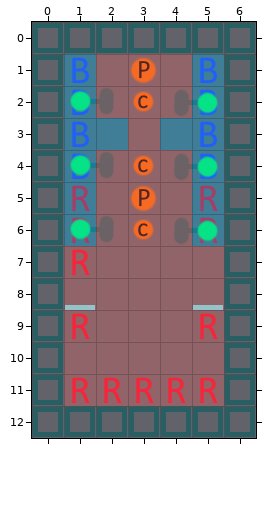
One commit to this Tiled map: plans/level-design/level_ideas/2-8.tmx. Above, as it was before the edit.
Cells are 32x32 px. Shown: x 0..6, y 0..12.
The same view after the edit:
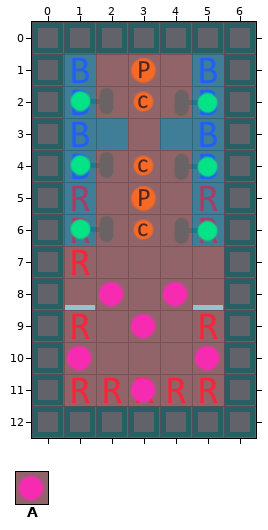
Key: from "rough sprites for level design": A 6.
_ is an empty cell, . an unchanged one.
See-through tiles are keyed as they look on the map.
Diff:
--- layer "Unmoveable/people"
@@ x 1..5 @@
- 8 ._._.
- 9 .._..
-10 _..._
-11 .._..
+ 8 .A.A.
+ 9 ..A..
+10 A...A
+11 ..A..
